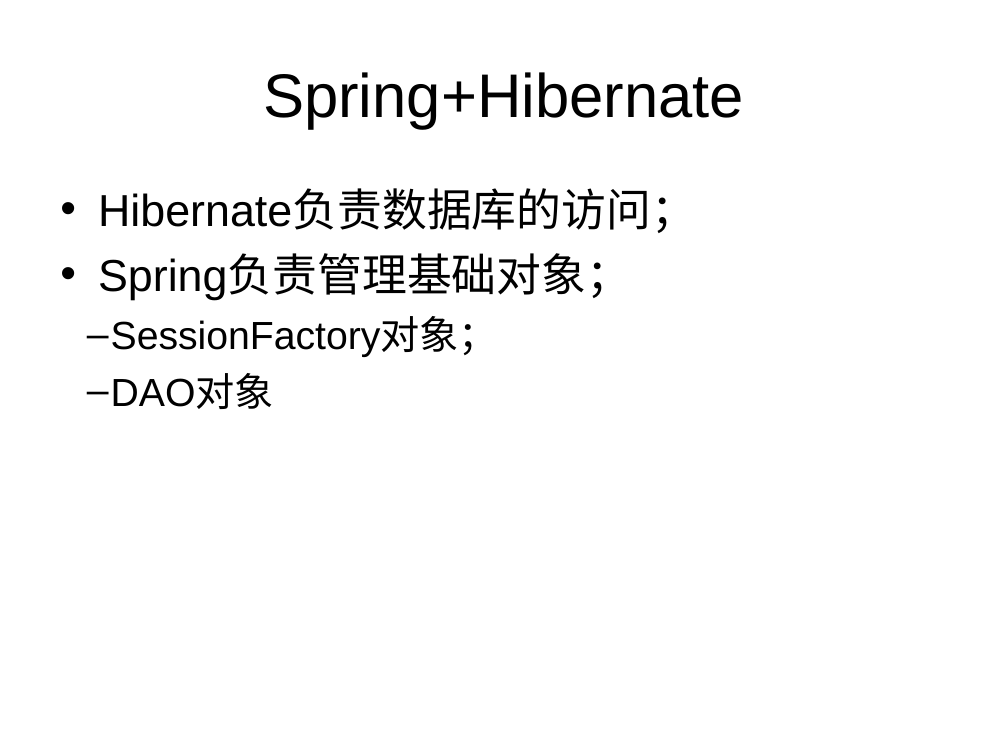
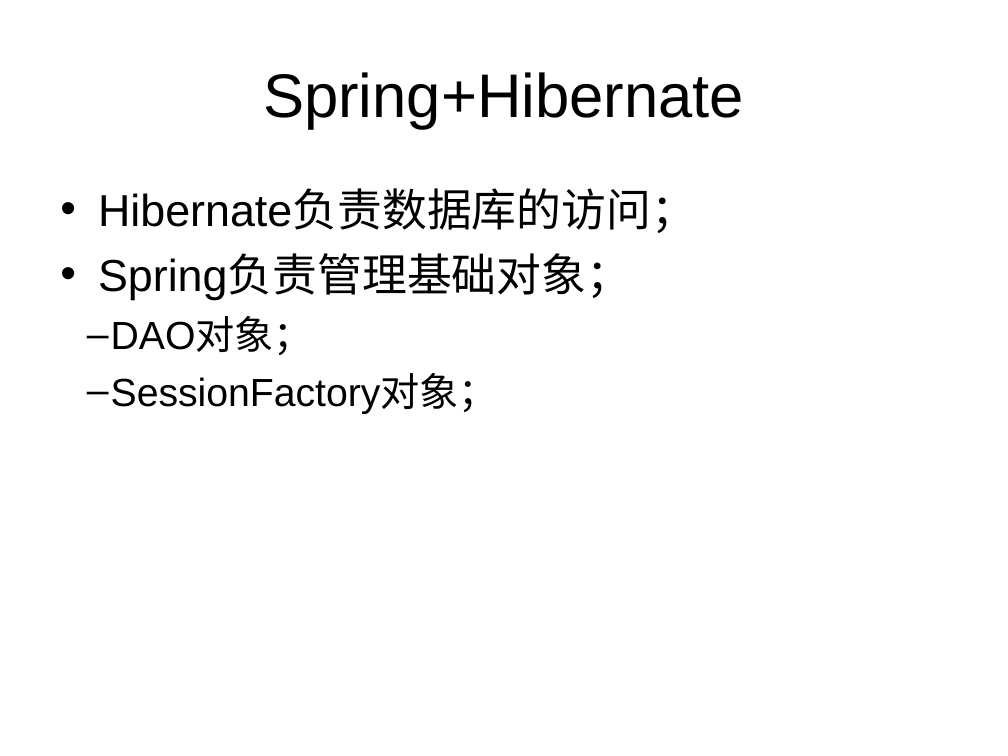
Before and after one commit to liangshanhero/sa, a slide deck: slide 3 of sa/文档/2019 软件体系结构（09）：Spring+Hibernate.ppt. Drawn at 1008x756 pixels with LibreOffice and Linux fonts; fonts in the diff are those of the drawing. Boxes give left, top, right and bottom in pixels: in the first picture for what was removed or moved away, otherwise in the second. Text is boxed around its words. In the diff, an @@ line names an element or a change of style, - is before the commit and + after.

```diff
--- a/sa/文档/2019 软件体系结构（09）：Spring+Hibernate.ppt
+++ b/sa/文档/2019 软件体系结构（09）：Spring+Hibernate.ppt
@@ text at (111, 318, 313, 355): paragraph added @@
+  – DAO对象；
@@ text at (111, 375, 274, 409): paragraph removed @@
-  – DAO对象
```
Also in this commit, not shown: 1 other slide changed, 3 slides added, 9 other files.
